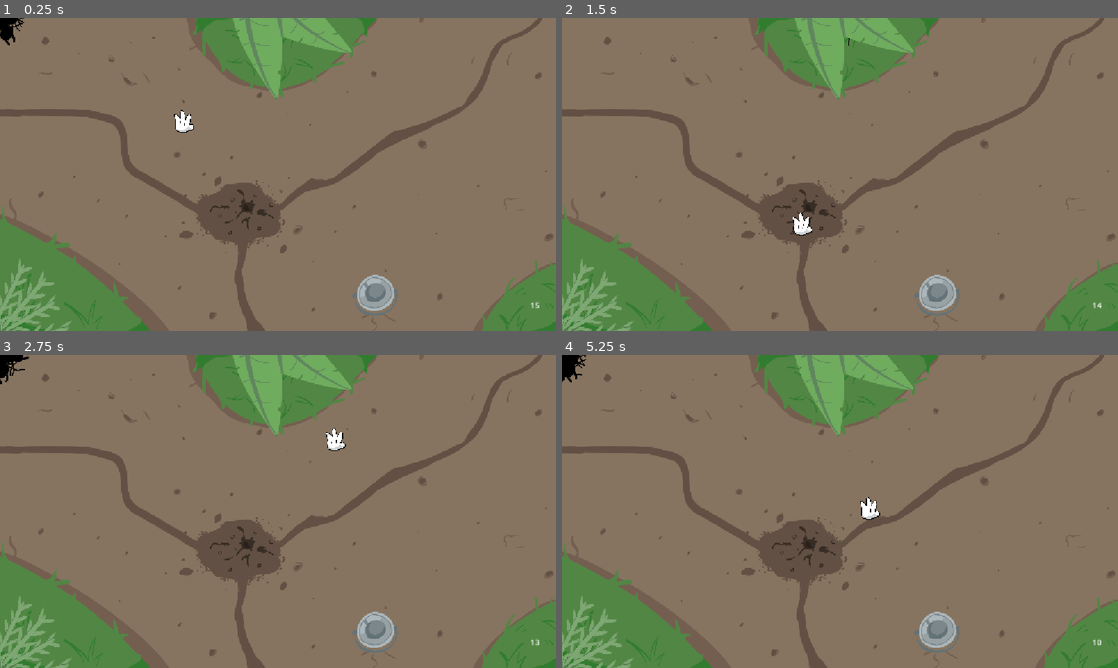
Above: before the commit, frames 1-4 (two rows, left to right).
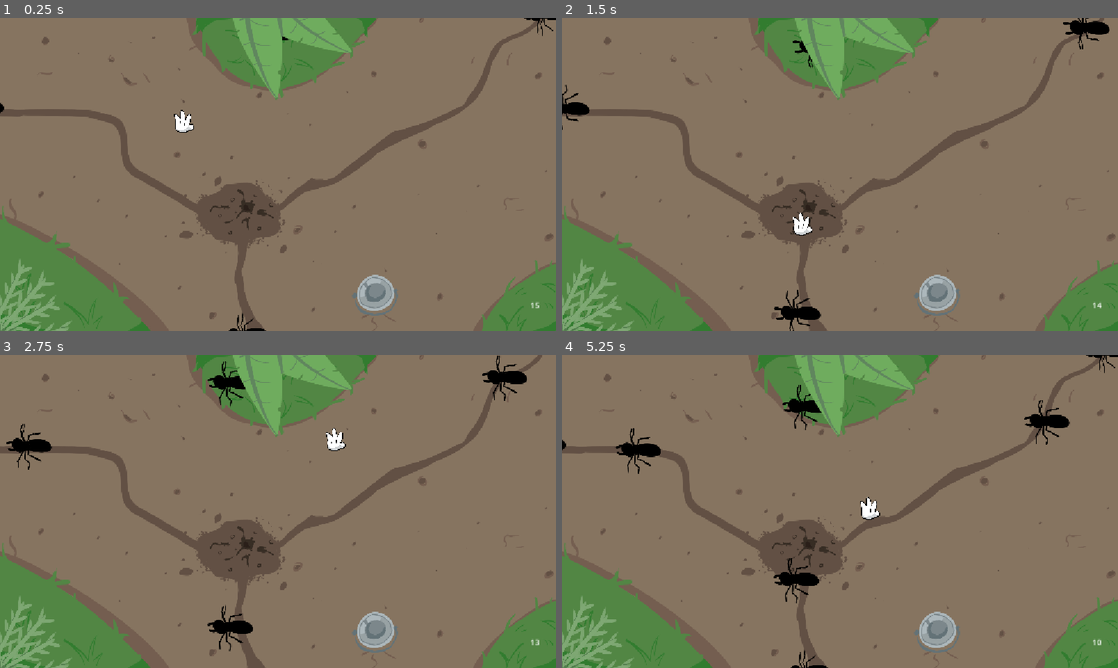
Above: after the commit, the same moments.

Repository: andre-felipe-wonsik-alves/gmtk-jam-26
Game: Godot game, scene res://Scenes/Levels/ant.tscn
The game is run twice, just before and just after one commit, with the same random seed, the same clock (stepped at 60 frames per second) and the same inputs.
Inputs (mouse positions are in pixels of both pictures, inside the frame that each line leads up to):
- Up to frame 1 (0.25 s): no input
- Up to frame 2 (1.5 s): move the mouse to (962, 158) at 0.52 s; click (962, 158) at 0.67 s; drag from (728, 190) to (945, 302) at 1.27 s
- Up to frame 3 (2.75 s): move the mouse to (333, 442) at 2.02 s; click (333, 442) at 2.17 s
- Up to frame 4 (5.25 s): drag from (812, 574) to (673, 464) at 2.77 s; move the mouse to (1006, 558) at 3.52 s; click (1006, 558) at 3.67 s; drag from (673, 464) to (945, 639) at 4.27 s; move the mouse to (867, 511) at 5.02 s; click (867, 511) at 5.17 s

The runs differ from the first frame. In frame 1, 0.4% of the frame differs, in the area x 0-100%, y 0-100%; in frame 2, 1.0%; in frame 3, 1.7%; in frame 4, 1.8%.

Commit message:
feat: basic setup

Diff:
--- /dev/null
+++ b/Scenes/Levels/city.tscn
@@ -0,0 +1,72 @@
+[gd_scene format=3 uid="uid://5ebc13oupn04"]
+
+[ext_resource type="PackedScene" uid="uid://dw7nuint0go5y" path="res://Scenes/player.tscn" id="1_t1nu0"]
+[ext_resource type="Texture2D" uid="uid://onxsjven0ihy" path="res://Assets/Levels/City/city.png" id="2_3yl78"]
+[ext_resource type="Script" uid="uid://bdqsdxu1hqmfg" path="res://Scripts/Components/SpawnComponent.gd" id="3_1m7hl"]
+[ext_resource type="PackedScene" uid="uid://dyn5iw7y47xdp" path="res://Scenes/Npc/car.tscn" id="4_3yl78"]
+
+[sub_resource type="Curve2D" id="Curve2D_aem5b"]
+_data = {
+"points": PackedVector2Array(0, 0, 0, 0, -1, 6, 0, 0, 0, 0, 1484, 8)
+}
+point_count = 2
+
+[sub_resource type="Curve2D" id="Curve2D_kxfw3"]
+_data = {
+"points": PackedVector2Array(0, 0, 0, 0, -14, 1, 0, 0, 0, 0, -1519, -10)
+}
+point_count = 2
+
+[node name="City" type="Node2D" unique_id=1970652152]
+
+[node name="Player" parent="." unique_id=1982141801 instance=ExtResource("1_t1nu0")]
+top_level = true
+
+[node name="Scenery" type="Node" parent="." unique_id=865049262]
+
+[node name="background" type="Sprite2D" parent="Scenery" unique_id=725243874]
+show_behind_parent = true
+z_index = -1
+position = Vector2(569, 322)
+scale = Vector2(0.6384259, 0.6384259)
+texture = ExtResource("2_3yl78")
+
+[node name="SpawnPools" type="Node" parent="." unique_id=663536681]
+
+[node name="RoadLeft" type="Marker2D" parent="SpawnPools" unique_id=649712608]
+position = Vector2(-214, 279)
+
+[node name="SpawnComponent" type="Node" parent="SpawnPools/RoadLeft" unique_id=1009406731 node_paths=PackedStringArray("spawn_marker", "path", "path_follow")]
+script = ExtResource("3_1m7hl")
+spawn_scene = ExtResource("4_3yl78")
+spawn_marker = NodePath("..")
+path = NodePath("../Path2D")
+path_follow = NodePath("../Path2D/PathFollow2D")
+speed = 70
+metadata/_custom_type_script = "uid://bdqsdxu1hqmfg"
+
+[node name="Path2D" type="Path2D" parent="SpawnPools/RoadLeft" unique_id=1602728181]
+curve = SubResource("Curve2D_aem5b")
+
+[node name="PathFollow2D" type="PathFollow2D" parent="SpawnPools/RoadLeft/Path2D" unique_id=480007606]
+position = Vector2(-1, 6)
+rotation = 0.0013468005
+
+[node name="RoadRight" type="Marker2D" parent="SpawnPools" unique_id=1343910942]
+position = Vector2(1299, 379)
+
+[node name="SpawnComponent" type="Node" parent="SpawnPools/RoadRight" unique_id=557816890 node_paths=PackedStringArray("spawn_marker", "path", "path_follow")]
+script = ExtResource("3_1m7hl")
+spawn_scene = ExtResource("4_3yl78")
+spawn_marker = NodePath("..")
+path = NodePath("../Path2D")
+path_follow = NodePath("../Path2D/PathFollow2D")
+speed = 70
+metadata/_custom_type_script = "uid://bdqsdxu1hqmfg"
+
+[node name="Path2D" type="Path2D" parent="SpawnPools/RoadRight" unique_id=368616736]
+curve = SubResource("Curve2D_kxfw3")
+
+[node name="PathFollow2D" type="PathFollow2D" parent="SpawnPools/RoadRight/Path2D" unique_id=571259835]
+position = Vector2(-14, 1)
+rotation = -3.1342838
--- /dev/null
+++ b/Scenes/Npc/car.tscn
@@ -0,0 +1,41 @@
+[gd_scene format=3 uid="uid://dyn5iw7y47xdp"]
+
+[ext_resource type="Texture2D" uid="uid://cdo4dxp8bcvje" path="res://Assets/Levels/City/car.png" id="1_o408m"]
+[ext_resource type="Script" uid="uid://6wybcapgxvhw" path="res://Scripts/Components/InteractableComponent.gd" id="2_cfmeg"]
+[ext_resource type="Script" uid="uid://chs4h0hihuse6" path="res://Scripts/Components/Interactable/Poppable.gd" id="3_o408m"]
+[ext_resource type="AudioStream" uid="uid://clypsx251ujfi" path="res://Assets/Sounds/dragon-studio-clean-minimal-pop-467466.mp3" id="4_cfmeg"]
+
+[sub_resource type="RectangleShape2D" id="RectangleShape2D_8odeo"]
+size = Vector2(157, 62)
+
+[sub_resource type="SpriteFrames" id="SpriteFrames_86cna"]
+animations = [{
+"frames": [{
+"duration": 1.0,
+"texture": ExtResource("1_o408m")
+}],
+"loop": 1,
+"name": &"default",
+"speed": 5.0
+}]
+
+[node name="Car" type="AnimatableBody2D" unique_id=1876073245]
+
+[node name="CollisionShape2D" type="CollisionShape2D" parent="." unique_id=2030024330]
+position = Vector2(0.5, -11)
+shape = SubResource("RectangleShape2D_8odeo")
+
+[node name="AnimatedSprite2D" type="AnimatedSprite2D" parent="." unique_id=1305526116]
+position = Vector2(0, -1.0000019)
+scale = Vector2(0.35999927, 0.35999927)
+sprite_frames = SubResource("SpriteFrames_86cna")
+autoplay = "default"
+offset = Vector2(0.1931169, -11.690617)
+
+[node name="InteractableComponent" type="Node" parent="." unique_id=1792679841]
+script = ExtResource("2_cfmeg")
+
+[node name="Poppable" type="Node" parent="InteractableComponent" unique_id=1522760902]
+script = ExtResource("3_o408m")
+pop_sound = ExtResource("4_cfmeg")
+metadata/_custom_type_script = "uid://chs4h0hihuse6"
--- a/Scripts/Components/Interactable/Poppable.gd
+++ b/Scripts/Components/Interactable/Poppable.gd
@@ -1 +1,96 @@
 class_name Poppable extends InteractableBehavior
+
+signal popped
+
+@export var pop_sound: AudioStream
+@export var pop_particles: PackedScene
+
+var _is_popping := false
+
+
+func interaction_started(_mouse_position: Vector2, _button: MouseButton) -> void:
+	if _is_popping:
+		return
+	var target := _target()
+	if target == null:
+		return
+
+	_is_popping = true
+	_pop(target)
+
+
+func _pop(target: Node2D) -> void:
+	var original_scale := target.scale
+	var original_rotation := target.rotation
+
+	var tween := target.create_tween()
+	tween.set_trans(Tween.TRANS_SINE)
+	tween.set_ease(Tween.EASE_IN_OUT)
+
+	# Fast wobble sequence
+	tween.tween_property(target, "scale", original_scale * Vector2(1.15, 0.85), 0.04)
+	tween.parallel().tween_property(target, "rotation", original_rotation + deg_to_rad(8.0), 0.04)
+
+	tween.tween_property(target, "scale", original_scale * Vector2(0.85, 1.15), 0.04)
+	tween.parallel().tween_property(target, "rotation", original_rotation - deg_to_rad(8.0), 0.04)
+
+	tween.tween_property(target, "scale", original_scale * Vector2(1.1, 0.9), 0.03)
+	tween.parallel().tween_property(target, "rotation", original_rotation + deg_to_rad(4.0), 0.03)
+
+	tween.tween_property(target, "scale", Vector2.ZERO, 0.04)
+
+	await tween.finished
+
+	_spawn_particles(target.global_position)
+	_play_sound(target.global_position)
+
+	popped.emit()
+	target.queue_free()
+
+
+func _spawn_particles(global_pos: Vector2) -> void:
+	if pop_particles != null:
+		var particle_instance := pop_particles.instantiate()
+		if particle_instance is Node2D:
+			particle_instance.global_position = global_pos
+		var tree := get_tree()
+		if tree and tree.current_scene:
+			tree.current_scene.add_child(particle_instance)
+	else:
+		# Fallback dynamic particles if no custom scene particle is assigned
+		var particles := CPUParticles2D.new()
+		particles.global_position = global_pos
+		particles.emitting = true
+		particles.one_shot = true
+		particles.explosiveness = 0.9
+		particles.amount = 16
+		particles.lifetime = 0.4
+		particles.direction = Vector2.ZERO
+		particles.spread = 180.0
+		particles.gravity = Vector2(0, 98)
+		particles.initial_velocity_min = 60.0
+		particles.initial_velocity_max = 140.0
+		particles.scale_amount_min = 2.0
+		particles.scale_amount_max = 5.0
+		particles.color = Color(1.0, 0.9, 0.4, 0.9)
+
+		var tree := get_tree()
+		if tree and tree.current_scene:
+			tree.current_scene.add_child(particles)
+			tree.create_timer(particles.lifetime + 0.1).timeout.connect(particles.queue_free)
+
+
+func _play_sound(global_pos: Vector2) -> void:
+	if pop_sound != null:
+		var player := AudioStreamPlayer2D.new()
+		player.stream = pop_sound
+		player.global_position = global_pos
+		player.autoplay = true
+		var tree := get_tree()
+		if tree and tree.current_scene:
+			tree.current_scene.add_child(player)
+			player.finished.connect(player.queue_free)
+
+
+func _target() -> Node2D:
+	return get_parent().get_parent() as Node2D
--- a/Scripts/Components/SpawnComponent.gd
+++ b/Scripts/Components/SpawnComponent.gd
@@ -102,8 +102,4 @@
 			_moving_instances.remove_at(index)
 			continue
 
-		path_follow.progress = moving.distance
-
-		moving.instance.global_position = path_follow.global_position
-		moving.instance.global_rotation = path_follow.global_rotation
-		#moving.instance.global_position = path.to_global(path.curve.sample_baked(moving.distance))
+		moving.instance.global_position = path.to_global(path.curve.sample_baked(moving.distance))
Binary file added: Assets/Levels/City/car.png
Not shown, added: Assets/Levels/City/car.png.import
Binary file added: Assets/Levels/City/city.png
Not shown, added: Assets/Levels/City/city.png.import
Binary file added: Assets/Levels/City/random_dude.png
Not shown, added: Assets/Levels/City/random_dude.png.import
Not shown, added: Assets/Sounds/dragon-studio-clean-minimal-pop-467466.mp3.import
Not shown, added: Assets/Sounds/dragon-studio-clean-minimal-pop-467466.mp3
